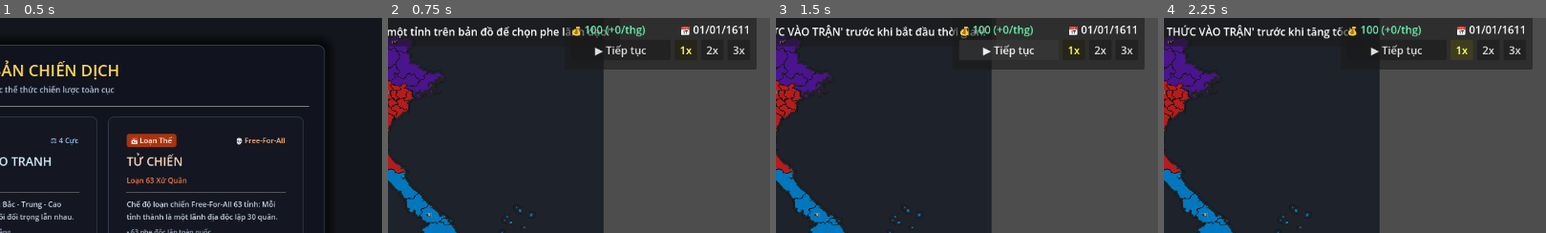
Above: before the commit, frames 1-4 (left to right).
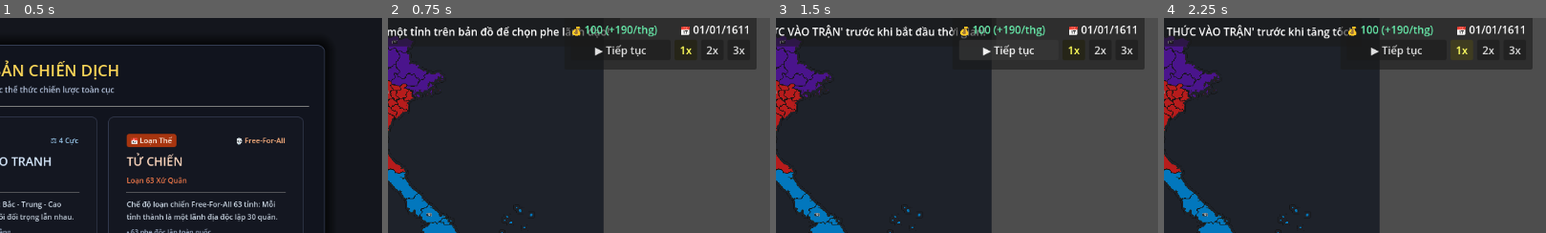
Above: after the commit, the same moments.

Repository: huytrinh975-ui/HHH
Game: Godot game, scene res://MainMenu.tscn
Two runs of this game, one before a commit and one after it. Both use one fixed random seed, a clock stepped at 60 frames per second and the inputs below.
Inputs:
- Up to frame 1 (0.5 s): no input
- Up to frame 2 (0.75 s): click "⚔️ VÀO CHIẾN DỊCH: ĐẠI VIỆT 1…" at 0.5 s
- Up to frame 3 (1.5 s): click "▶ Tiếp tục" at 1.25 s
- Up to frame 4 (2.25 s): click "1x" at 2 s
The pictures show only the part of the screen within x 50-100%, y 3-53%; the shares and areas given below are measured in that part.

Frame 1 is identical in both runs. In frame 2, 0.3% of the frame differs, in the area x 59-71%, y 3-9%; in frame 3, 0.3%; in frame 4, 0.3%.

Commit message:
fix(diplomacy): sanitize 1611 factions, localize display names, and refine top friends/enemies logic

Diff:
--- a/diplomacy_manager.gd
+++ b/diplomacy_manager.gd
@@ -28,13 +28,46 @@
 	pass
 
 func get_pair_key(facA: String, facB: String) -> String:
-	if facA < facB:
-		return facA + "<#>" + facB
-	return facB + "<#>" + facA
+	var a = normalize_faction_id(facA)
+	var b = normalize_faction_id(facB)
+	if a < b:
+		return a + "<#>" + b
+	return b + "<#>" + a
+
+# Bảng map ID phe -> Tên tiếng Việt chuẩn xác kịch bản 1611
+const FACTION_DISPLAY_NAMES: Dictionary = {
+	"LE_TRINH": "Lê - Trịnh",
+	"MAC": "Nhà Mạc",
+	"CHUA_BAU": "Chúa Bầu",
+	"NGUYEN": "Chúa Nguyễn",
+	"HOA_ANH": "Hoa Anh",
+	"NAM_BAN": "Nam Bàn",
+	"CHAMPA": "Champa",
+	"THUY_CHAN_LAP": "Thủy Chân Lạp",
+	"CHAN_LAP": "Thủy Chân Lạp"
+}
+
+func get_faction_display_name(fac: String) -> String:
+	if FACTION_DISPLAY_NAMES.has(fac):
+		return FACTION_DISPLAY_NAMES[fac]
+	var alias = normalize_faction_id(fac)
+	if FACTION_DISPLAY_NAMES.has(alias):
+		return FACTION_DISPLAY_NAMES[alias]
+	return fac
+
+func normalize_faction_id(fac: String) -> String:
+	var s = fac.strip_edges()
+	if s == "THUY_CHAN_LAP":
+		return "CHAN_LAP"
+	return s
 
 func init_factions(factions_list: Array) -> void:
+	# Làm sạch danh sách và ma trận quan hệ
+	all_factions.clear()
+	diplomacy_matrix.clear()
+
 	for f in factions_list:
-		var fac_str = str(f).strip_edges()
+		var fac_str = normalize_faction_id(str(f))
 		if fac_str != "" and not all_factions.has(fac_str):
 			all_factions.append(fac_str)
 
@@ -43,28 +76,29 @@
 			var f1 = all_factions[i]
 			var f2 = all_factions[j]
 			var key = get_pair_key(f1, f2)
-			if not diplomacy_matrix.has(key):
-				diplomacy_matrix[key] = {
-					"relations": 0,
-					"is_at_war": false,
-					"is_allied": false,
-					"access": { f1: false, f2: false },
-					"improving": { f1: false, f2: false },
-					"insult_cooldown": { f1: 0, f2: 0 }
-				}
+			diplomacy_matrix[key] = {
+				"relations": 0,
+				"is_at_war": false,
+				"is_allied": false,
+				"access": { f1: false, f2: false },
+				"improving": { f1: false, f2: false },
+				"insult_cooldown": { f1: 0, f2: 0 }
+			}
 
 func _get_or_create_record(facA: String, facB: String) -> Dictionary:
-	if facA == facB:
+	var a = normalize_faction_id(facA)
+	var b = normalize_faction_id(facB)
+	if a == b:
 		return {}
-	var key = get_pair_key(facA, facB)
+	var key = get_pair_key(a, b)
 	if not diplomacy_matrix.has(key):
 		diplomacy_matrix[key] = {
 			"relations": 0,
 			"is_at_war": false,
 			"is_allied": false,
-			"access": { facA: false, facB: false },
-			"improving": { facA: false, facB: false },
-			"insult_cooldown": { facA: 0, facB: 0 }
+			"access": { a: false, b: false },
+			"improving": { a: false, b: false },
+			"insult_cooldown": { a: 0, b: 0 }
 		}
 	return diplomacy_matrix[key]
 
@@ -204,24 +238,36 @@
 # --- DANH SÁCH TOP PHE THÂN THIẾT & THÙ ĐỊCH ---
 
 func get_top_friends(fac: String, limit: int = 3) -> Array:
+	var my_fac = normalize_faction_id(fac)
 	var list: Array = []
 	for other in all_factions:
-		if other != fac and other != "":
-			list.append({
-				"faction": other,
-				"relations": get_relation(fac, other)
-			})
+		var other_fac = normalize_faction_id(other)
+		if other_fac != my_fac and other_fac != "":
+			var rel = get_relation(my_fac, other_fac)
+			# Chỉ lấy các phe có điểm quan hệ thực sự thiên lệch > 0
+			if rel > 0:
+				list.append({
+					"faction": other_fac,
+					"display_name": get_faction_display_name(other_fac),
+					"relations": rel
+				})
 	list.sort_custom(func(a, b): return a["relations"] > b["relations"])
 	return list.slice(0, limit)
 
 func get_top_enemies(fac: String, limit: int = 3) -> Array:
+	var my_fac = normalize_faction_id(fac)
 	var list: Array = []
 	for other in all_factions:
-		if other != fac and other != "":
-			list.append({
-				"faction": other,
-				"relations": get_relation(fac, other)
-			})
+		var other_fac = normalize_faction_id(other)
+		if other_fac != my_fac and other_fac != "":
+			var rel = get_relation(my_fac, other_fac)
+			# Chỉ lấy các phe có điểm quan hệ thực sự thiên lệch < 0
+			if rel < 0:
+				list.append({
+					"faction": other_fac,
+					"display_name": get_faction_display_name(other_fac),
+					"relations": rel
+				})
 	list.sort_custom(func(a, b): return a["relations"] < b["relations"])
 	return list.slice(0, limit)
 
--- a/main.gd
+++ b/main.gd
@@ -1,7 +1,7 @@
 extends Node2D
 
 # Phe mà người chơi đang điều khiển
-@export var player_faction: String = "Quân Đội Miền Bắc"
+@export var player_faction: String = "LE_TRINH"
 
 # Node tham chiếu
 @onready var map_sprite: Sprite2D = $Test
@@ -115,12 +115,17 @@
 var armies_container: Node2D = null
 var active_armies: Array = []
 
-# Bảng màu đại diện cho các phe phái
+# Bảng màu đại diện cho các phe phái kịch bản 1611
 var faction_colors: Dictionary = {
-	"Quân Đội Miền Bắc": Color("#d32f2f"),       # Đỏ
-	"Liên Minh Miền Trung": Color("#2e7d32"),     # Xanh lá
-	"Quân Phiệt Cao Nguyên": Color("#f57f17"),    # Vàng cam
-	"Lực Lượng Miền Nam": Color("#1565c0")       # Xanh dương
+	"LE_TRINH": Color("#B71C1C"),
+	"MAC": Color("#4A148C"),
+	"CHUA_BAU": Color("#5D4037"),
+	"NGUYEN": Color("#0277BD"),
+	"HOA_ANH": Color("#00695C"),
+	"NAM_BAN": Color("#AD1457"),
+	"CHAMPA": Color("#F9A825"),
+	"CHAN_LAP": Color("#558B2F"),
+	"THUY_CHAN_LAP": Color("#558B2F")
 }
 
 # ==============================================================================
@@ -683,15 +688,20 @@
 		if info["capital_name"] == "":
 			info["capital_name"] = info["capital_province"].get("name", "")
 	else:
-		var tu_quoc_capitals = {
-			"Quân Đội Miền Bắc": {"id": "VNHN", "name": "Hà Nội"},
-			"Liên Minh Miền Trung": {"id": "VNDN", "name": "Đà Nẵng"},
-			"Quân Phiệt Cao Nguyên": {"id": "VN33", "name": "Đắk Lắk"},
-			"Lực Lượng Miền Nam": {"id": "VNSG", "name": "TP. Hồ Chí Minh"}
+		var historical_1611_capitals = {
+			"LE_TRINH": {"id": "VNHN", "name": "Đông Kinh (Hà Nội)"},
+			"MAC": {"id": "VN04", "name": "Cao Bằng"},
+			"CHUA_BAU": {"id": "VN07", "name": "Tuyên Quang"},
+			"NGUYEN": {"id": "VN26", "name": "Phú Xuân (Huế)"},
+			"HOA_ANH": {"id": "VN32", "name": "Phú Yên"},
+			"NAM_BAN": {"id": "VN33", "name": "Đắk Lắk"},
+			"CHAMPA": {"id": "VN36", "name": "Phan Rang (Ninh Thuận)"},
+			"CHAN_LAP": {"id": "VNSG", "name": "Gia Định (Sài Gòn)"},
+			"THUY_CHAN_LAP": {"id": "VNSG", "name": "Gia Định (Sài Gòn)"}
 		}
-		if tu_quoc_capitals.has(fac):
-			info["capital_id"] = tu_quoc_capitals[fac]["id"]
-			info["capital_name"] = tu_quoc_capitals[fac]["name"]
+		if historical_1611_capitals.has(fac):
+			info["capital_id"] = historical_1611_capitals[fac]["id"]
+			info["capital_name"] = historical_1611_capitals[fac]["name"]
 			if provinces_by_id.has(info["capital_id"]):
 				info["capital_province"] = provinces_by_id[info["capital_id"]]
 		else:
@@ -964,7 +974,7 @@
 				var fac = p.get("faction", "")
 				if fac != "" and not fac_list.has(fac):
 					fac_list.append(fac)
-			if DiplomacyManager:
+			if DiplomacyManager and not (GameManager and GameManager.current_mode == GameManager.MODE_SCENARIO_1611):
 				DiplomacyManager.init_factions(fac_list)
 		else:
 			print("Lỗi parse JSON provinces.json")
@@ -2294,11 +2304,28 @@
 # HỆ THỐNG CÔNG TRÌNH, LAO ĐỘNG VÀ QUẢN LÝ TỈNH
 # ==============================================================================
 
+const FACTION_NAMES_1611: Dictionary = {
+	"LE_TRINH": "Lê - Trịnh",
+	"MAC": "Nhà Mạc",
+	"CHUA_BAU": "Chúa Bầu",
+	"NGUYEN": "Chúa Nguyễn",
+	"HOA_ANH": "Hoa Anh",
+	"NAM_BAN": "Nam Bàn",
+	"CHAMPA": "Champa",
+	"THUY_CHAN_LAP": "Thủy Chân Lạp",
+	"CHAN_LAP": "Thủy Chân Lạp"
+}
+
 func get_faction_display_name(fac: String) -> String:
-	if ScenarioManager and ScenarioManager.active_scenario.has("factions") and ScenarioManager.active_scenario["factions"].has(fac):
-		var f_data = ScenarioManager.active_scenario["factions"][fac]
-		return f_data.get("display_name", f_data.get("name", fac))
-	return fac
+	var s = fac.strip_edges()
+	if FACTION_NAMES_1611.has(s):
+		return FACTION_NAMES_1611[s]
+	if ScenarioManager and ScenarioManager.active_scenario.has("factions") and ScenarioManager.active_scenario["factions"].has(s):
+		var f_data = ScenarioManager.active_scenario["factions"][s]
+		return f_data.get("display_name", f_data.get("name", s))
+	if DiplomacyManager and DiplomacyManager.has_method("get_faction_display_name"):
+		return DiplomacyManager.get_faction_display_name(s)
+	return s
 
 func can_build(province_id: String, faction_id: String, building_type: String) -> bool:
 	var prov = provinces_by_id.get(province_id)
@@ -2777,8 +2804,9 @@
 		if p.get("faction") == target_fac:
 			prov_count += 1
 
+	var target_display = get_faction_display_name(target_fac)
 	if dip_faction_header:
-		dip_faction_header.text = "🏛️ Phe: %s (Chiếm giữ: %d tỉnh)" % [target_fac, prov_count]
+		dip_faction_header.text = "🏛️ Phe: %s (Chiếm giữ: %d tỉnh)" % [target_display, prov_count]
 
 	var rel = DiplomacyManager.get_relation(player_faction, target_fac)
 	var is_war = DiplomacyManager.is_at_war(player_faction, target_fac)
@@ -2828,7 +2856,8 @@
 		else:
 			var arr = []
 			for f in friends:
-				arr.append("%s (%+d)" % [f["faction"], f["relations"]])
+				var f_name = f.get("display_name", get_faction_display_name(f["faction"]))
+				arr.append("%s (%+d)" % [f_name, f["relations"]])
 			dip_top_friends_label.text = "🟢 Thân nhất: %s" % ", ".join(arr)
 
 	if dip_top_enemies_label:
@@ -2837,7 +2866,8 @@
 		else:
 			var arr = []
 			for e in enemies:
-				arr.append("%s (%+d)" % [e["faction"], e["relations"]])
+				var e_name = e.get("display_name", get_faction_display_name(e["faction"]))
+				arr.append("%s (%+d)" % [e_name, e["relations"]])
 			dip_top_enemies_label.text = "🔴 Thù địch nhất: %s" % ", ".join(arr)
 
 	# Nút Cải thiện quan hệ
@@ -2897,16 +2927,17 @@
 	var target_fac = selected_province.get("faction", selected_province.get("owner", ""))
 	if target_fac == "" or target_fac == player_faction:
 		return
+	var target_name = get_faction_display_name(target_fac)
 	var is_improving = DiplomacyManager.is_improving_relations(player_faction, target_fac)
 	if is_improving:
 		DiplomacyManager.set_improving_relations(player_faction, target_fac, false)
-		show_notification("🕊️ Đã triệu hồi nhà ngoại giao về từ phe [%s]!" % target_fac)
+		show_notification("🕊️ Đã triệu hồi nhà ngoại giao về từ phe [%s]!" % target_name)
 	else:
 		if player_gold < 5:
 			show_notification("⚠️ Không đủ Vàng (Cần 5 Vàng để bắt đầu cử nhà ngoại giao)!")
 			return
 		DiplomacyManager.set_improving_relations(player_faction, target_fac, true)
-		show_notification("🕊️ Đã cử nhà ngoại giao sang [%s] (Chi phí: 5 Vàng/tháng, +3 điểm/tháng)!" % target_fac)
+		show_notification("🕊️ Đã cử nhà ngoại giao sang [%s] (Chi phí: 5 Vàng/tháng, +3 điểm/tháng)!" % target_name)
 	update_gold_display()
 	_update_diplomacy_ui(target_fac)
 
@@ -2916,12 +2947,13 @@
 	var target_fac = selected_province.get("faction", selected_province.get("owner", ""))
 	if target_fac == "" or target_fac == player_faction:
 		return
+	var target_name = get_faction_display_name(target_fac)
 	if not DiplomacyManager.can_insult(player_faction, target_fac):
 		show_notification("⚠️ Vừa mới xúc phạm phe này! Cần chờ hồi phục quan hệ.")
 		return
 	DiplomacyManager.insult(player_faction, target_fac)
 	var new_rel = DiplomacyManager.get_relation(player_faction, target_fac)
-	show_notification("🤬 Bạn đã gửi tối hậu thư xúc phạm phe [%s]! Quan hệ giảm -30 (Còn: %+d)." % [target_fac, new_rel])
+	show_notification("🤬 Bạn đã gửi tối hậu thư xúc phạm phe [%s]! Quan hệ giảm -30 (Còn: %+d)." % [target_name, new_rel])
 	_update_diplomacy_ui(target_fac)
 
 func _on_dip_access_button_pressed() -> void:
@@ -2930,12 +2962,13 @@
 	var target_fac = selected_province.get("faction", selected_province.get("owner", ""))
 	if target_fac == "" or target_fac == player_faction:
 		return
+	var target_name = get_faction_display_name(target_fac)
 	var rel = DiplomacyManager.get_relation(player_faction, target_fac)
 	if rel < 20:
 		show_notification("⚠️ Quan hệ chưa đủ tin cậy (cần ≥ +20, hiện tại: %+d) để xin quyền hành quân!" % rel)
 		return
 	DiplomacyManager.grant_military_access(player_faction, target_fac)
-	show_notification("📜 Phe [%s] đã đồng ý cấp quyền hành quân qua địa phận của họ!" % target_fac)
+	show_notification("📜 Phe [%s] đã đồng ý cấp quyền hành quân qua địa phận của họ!" % target_name)
 	_update_diplomacy_ui(target_fac)
 
 func _on_dip_alliance_button_pressed() -> void:
@@ -2944,12 +2977,14 @@
 	var target_fac = selected_province.get("faction", selected_province.get("owner", ""))
 	if target_fac == "" or target_fac == player_faction:
 		return
+	var target_name = get_faction_display_name(target_fac)
+	var player_name = get_faction_display_name(player_faction)
 	var rel = DiplomacyManager.get_relation(player_faction, target_fac)
 	if rel < 75:
 		show_notification("⚠️ Quan hệ chưa đạt mức đồng minh (cần ≥ +75, hiện tại: %+d)!" % rel)
 		return
 	DiplomacyManager.form_alliance(player_faction, target_fac)
-	show_notification("🎉 LIÊN MINH QUÂN SỰ thành lập giữa [%s] và [%s]! Mở quyền hành quân 2 chiều." % [player_faction, target_fac])
+	show_notification("🎉 LIÊN MINH QUÂN SỰ thành lập giữa [%s] và [%s]! Mở quyền hành quân 2 chiều." % [player_name, target_name])
 	_update_diplomacy_ui(target_fac)
 
 func _on_dip_war_button_pressed() -> void:
@@ -2958,8 +2993,9 @@
 	var target_fac = selected_province.get("faction", selected_province.get("owner", ""))
 	if target_fac == "" or target_fac == player_faction:
 		return
+	var target_name = get_faction_display_name(target_fac)
 	DiplomacyManager.declare_war(player_faction, target_fac)
-	show_notification("⚔️ BẠN ĐÃ CHÍNH THỨC TUYÊN CHIẾN VỚI PHE [%s]! Quan hệ tụt xuống -100." % target_fac)
+	show_notification("⚔️ BẠN ĐÃ CHÍNH THỨC TUYÊN CHIẾN VỚI PHE [%s]! Quan hệ tụt xuống -100." % target_name)
 	_update_diplomacy_ui(target_fac)
 
 func hide_province_panel() -> void:
